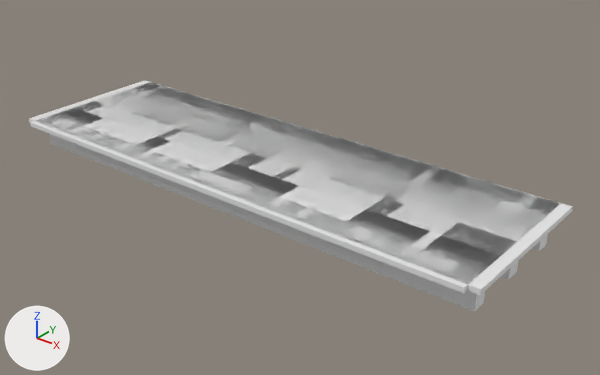
Two versions of the OBJ model IFC/PSC/Darbhanga/Sup_Str/D_25_2L_NF_P/model.obj, one commit apart.
Camera for both pictures: a camera (50 mm lens) standing at (35.8, -23.7, 15.6) and looking at (14.0, 3.5, -1.3). Arrows for +X, +Y and +Z are at lower left; the lights stay in place. The older version comes first. Where no turn or scale is listed for an object, it has been applied to the vertices. Vertices at exactly the same position are counted once.

Names of what the first picture shows: 'model'.
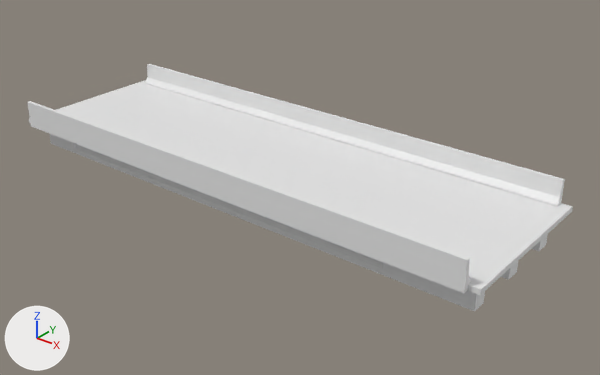
Pixel boxes [x1, y1, x2, y2] of what changed, in the pictures (600 x 375 px):
'model', reshaped (7% taller): before [29, 80, 573, 311]; after [27, 64, 573, 311]
part 1 of me_model, added: after [27, 64, 565, 288]

The change, as a list of edits to the scene's bpy script:
```text
Change me_model:
    used by ob_model
    remove me_model.from_pydata(...)  # 3647 vertices, 10978 faces; spans x -0.5..25.5, y -1.1..7.1, z -1.5..0.0
    add me_model.from_pydata(...)  # 3675 vertices, 11022 faces; spans x -0.5..25.5, y -1.1..7.1, z -1.5..1.1
    me_model part 1
    16 vertices are added at x 0.0..25.0, y -1.1..7.1, z 0.0..1.1
    12 new vertices lie (25.0, 0.0, 0.0) away from vertices in x 0.0, y -0.9..6.9, z 0.0..1.1
    44 new faces join them
```
